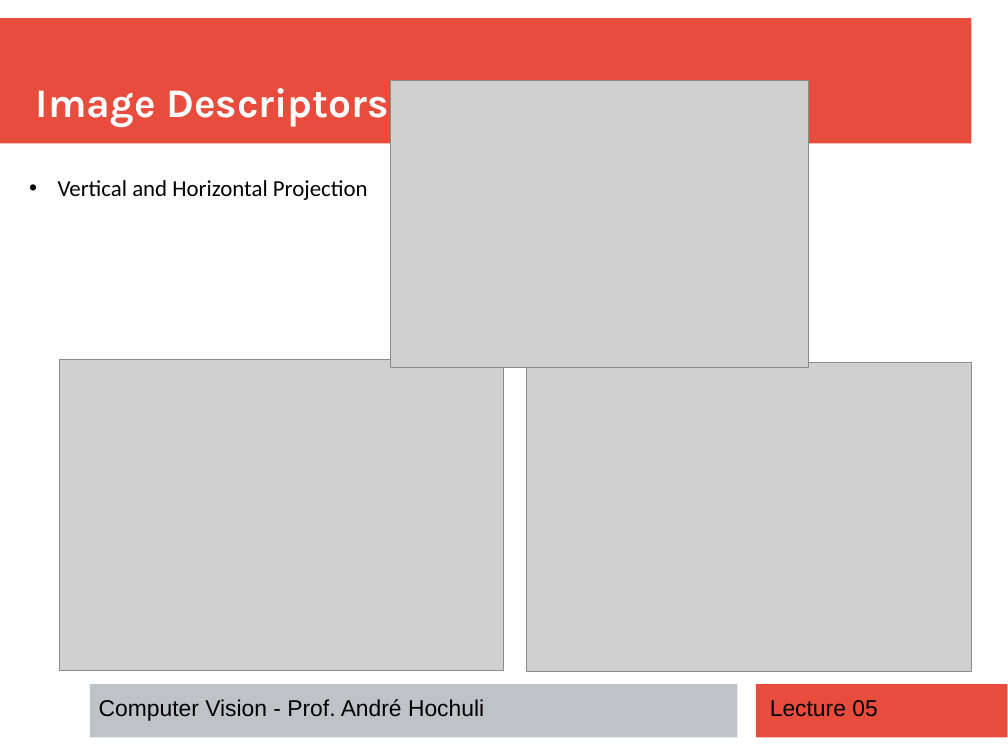
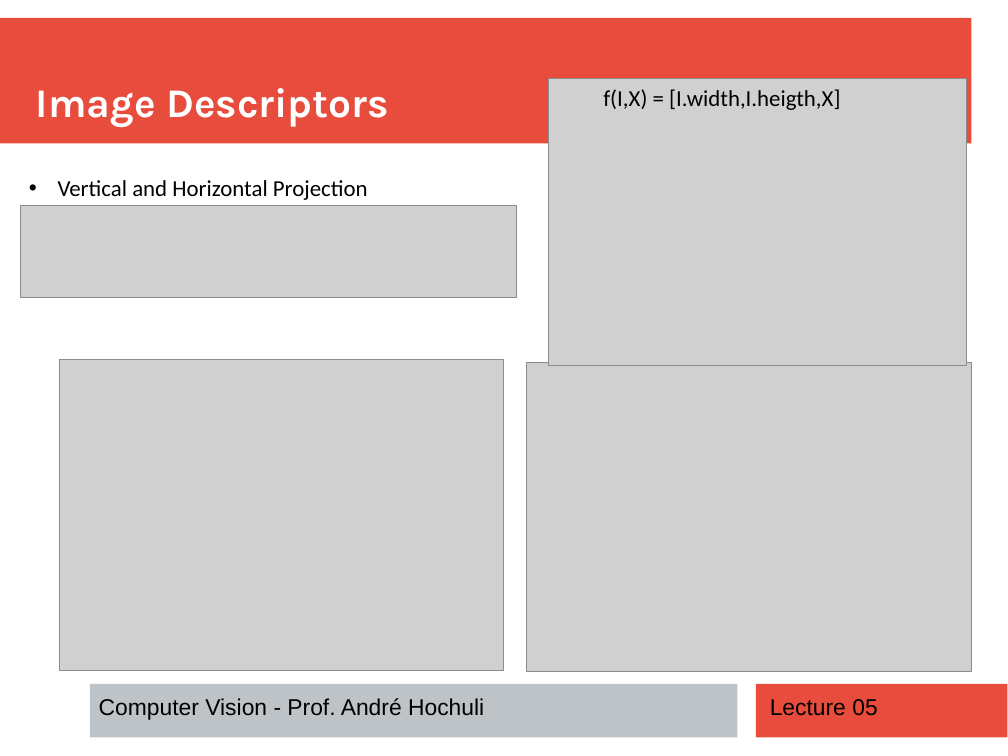
Before and after one commit to andrehochuli/teaching, a slide deck: slide 15 of ComputerVision/Lecture 05 - Feature Extraction/Lecture 05 - Feature Extraction.pptx (slide 13 before the commit). Drawn at 1008x756 pixels with LibreOffice and Linux fonts; fonts in the diff are those of the drawing; grey boxes stand for pictures. Boxes give left, top, right and bottom in pixels: in the first picture for what was removed or moved away, otherwise in the second. Text is boxed around its words. In the diff, an @@ line names an element or a change of style, - is before the commit and + after.

```diff
--- a/ComputerVision/Lecture 05 - Feature Extraction/Lecture 05 - Feature Extraction.pptx
+++ b/ComputerVision/Lecture 05 - Feature Extraction/Lecture 05 - Feature Extraction.pptx
@@ picture: place and size @@
-picture at [391, 80, 810, 368]
+picture at [549, 79, 968, 366]
@@ text added at [603, 89, 840, 110], 18 pt, text #000000 @@
+f(I,X) = [I.width,I.heigth,X]
@@ picture added at [20, 206, 518, 297] @@
```
Also in this commit, not shown: 8 other slides changed, 12 slides added, 7 other files.
